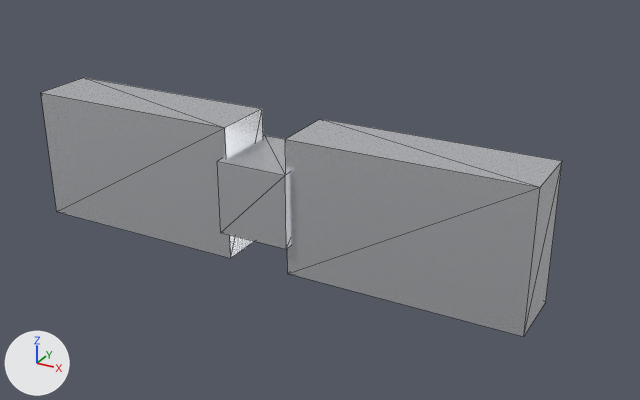
Two versions of the glTF model public/models/YC3536E_1.glb, one commit apart.
Camera for both pictures: a camera (50 mm lens) standing at (1.42, -2.28, 1.14) and looking at (0.14, 0.06, -0.03). Every picture has the same lights, and +X, +Y and +Z are marked at lower left. The older version comes first. Mesh edges are drawn as thin lines.

In view in the first picture: 'g0', 'g1', 'g2'.
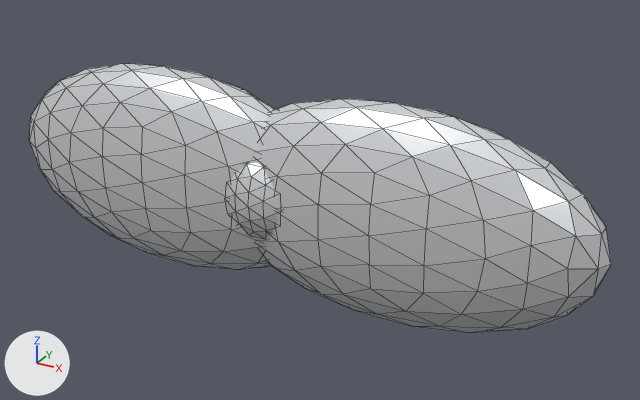
Boxes [x1, y1, x2, y2] around the edits, measured in the pictures (640 x 400 px):
'g1', surface changed, reshaped
    before: [285, 119, 562, 337]
    after: [256, 99, 611, 333]
'g0', surface changed, reshaped
    before: [41, 78, 263, 258]
    after: [29, 63, 276, 270]
'g2', surface changed, reshaped
    before: [217, 135, 291, 249]
    after: [226, 163, 278, 239]

Diff of the bpy script that builds the scene:
```diff
--- a/public/models/YC3536E_1.glb.py
+++ b/public/models/YC3536E_1.glb.py
@@ mat_material_0 @@
 mat_material_0.base_color = (0.82, 0.839, 0.878)  # white #eaecf1
-mat_material_0.metallic = 0.85
-mat_material_0.roughness = 0.25
+mat_material_0.metallic = 0.62
+mat_material_0.roughness = 0.28
@@ me_geometry_0 @@
 # used by ob_g0; location = (0.0, 0.0, 0.0)
-me_geometry_0.from_pydata(...)  # 8 vertices, 12 faces; spans x -0.89..-0.11, y -0.11..0.11, z -0.23..0.23
+me_geometry_0.from_pydata(...)  # 162 vertices, 320 faces; spans x -1.08..0.24, y -0.16..0.16, z -0.36..0.36
+# me_geometry_0 part 1: the whole mesh is rebuilt
 me_geometry_0.materials.append(mat_material_0)
@@ me_geometry_1 @@
 # used by ob_g1; location = (0.0, 0.0, 0.0)
-me_geometry_1.from_pydata(...)  # 8 vertices, 12 faces; spans x 0.11..0.89, y -0.11..0.11, z -0.23..0.23
+me_geometry_1.from_pydata(...)  # 162 vertices, 320 faces; spans x -0.24..1.08, y -0.16..0.16, z -0.36..0.36
+# me_geometry_1 part 2: the whole mesh is rebuilt
 me_geometry_1.materials.append(mat_material_0)
@@ me_geometry_2 @@
 # used by ob_g2; location = (0.0, 0.0, 0.0)
-me_geometry_2.from_pydata(...)  # 8 vertices, 12 faces; spans x -0.125..0.125, y -0.14..0.14, z -0.125..0.125
+me_geometry_2.from_pydata(...)  # 162 vertices, 320 faces; spans x -0.2..0.2, y -0.16..0.16, z -0.18..0.18
+# me_geometry_2 part 3: the whole mesh is rebuilt
 me_geometry_2.materials.append(mat_material_0)
```
